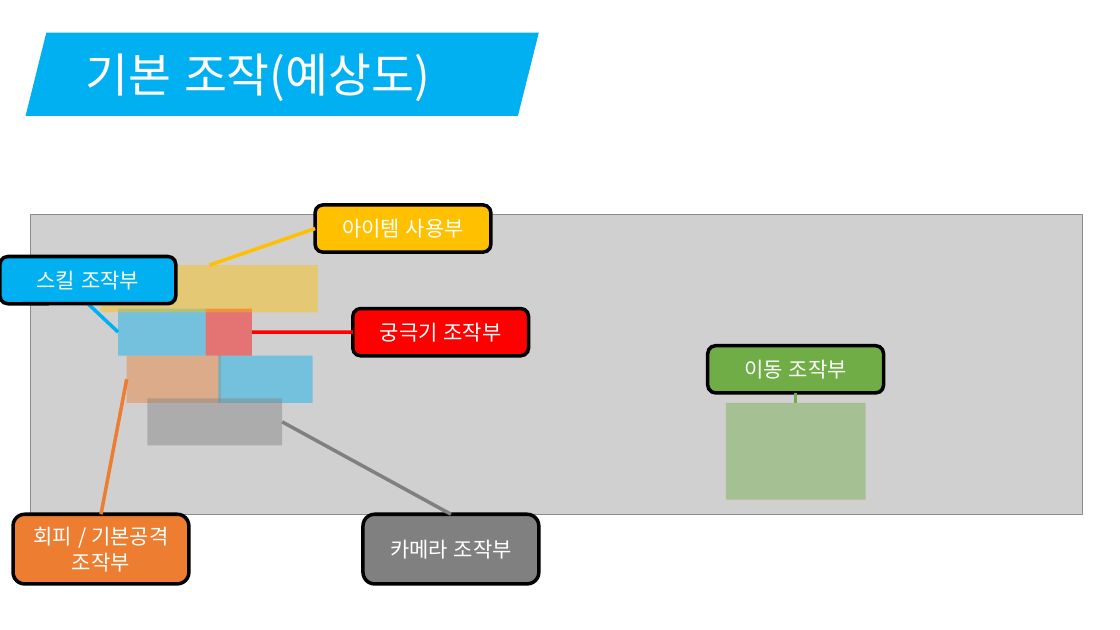
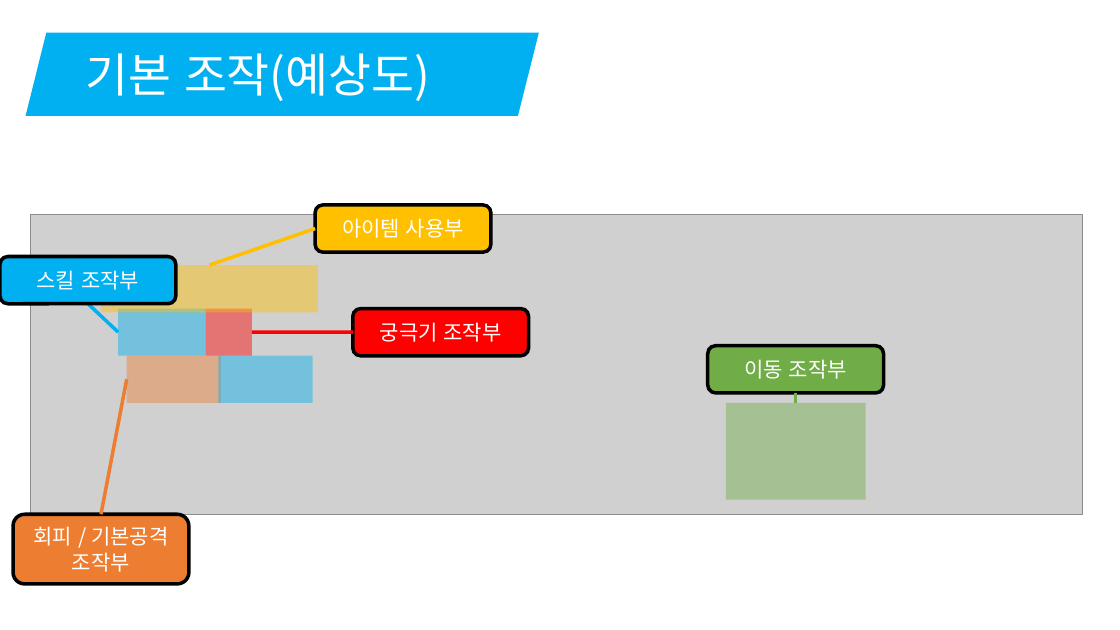
Before and after one commit to korleinster/gamebusdriver, a slide deck: slide 11 of documents/노루막이_김형준_신창섭_홍승필_허지훈.pptx. Drawn at 1120x630 pixels with LibreOffice and Linux fonts; fonts in the diff are those of the drawing; grey boxes stand for pictures; background and template pictures are left out. Boxes give left, top, right and bottom in pixels: in the first picture for what was removed or moved away, otherwise in the second. Text is boxed around its words. In the diff, an @@ line names an element or a change of style, - is before the commit and + after.

Commit message:
[신창섭]제안서 수정
1. 카메라 내용 변경

```diff
--- a/documents/노루막이_김형준_신창섭_홍승필_허지훈.pptx
+++ b/documents/노루막이_김형준_신창섭_홍승필_허지훈.pptx
@@ rectangle removed at <box>148,398,282,445</box> @@
@@ line removed from (451, 514) to (282, 422) @@
@@ rounded rectangle removed at <box>363,514,539,584</box> @@
-카메라 조작부
```
Also in this commit, not shown: 1 other slide changed.
